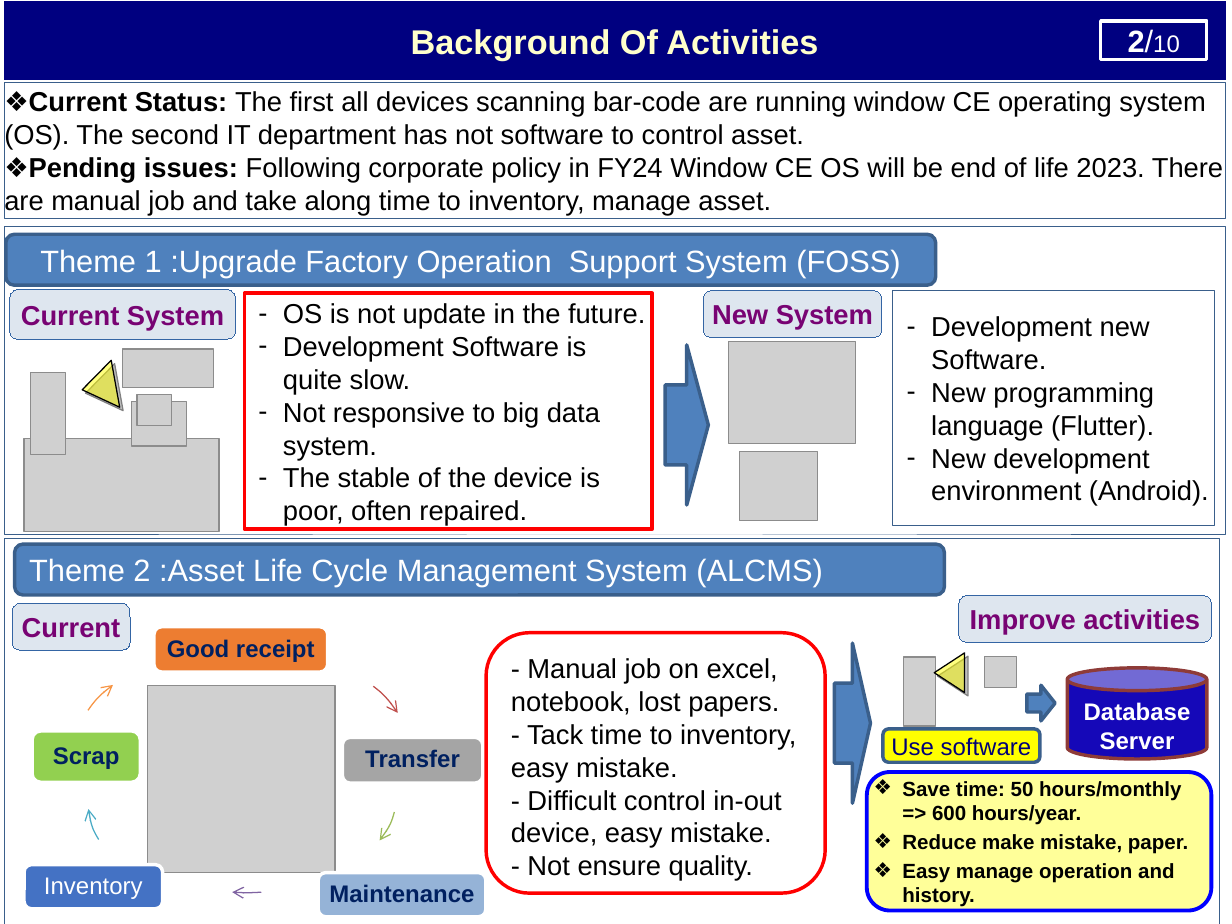
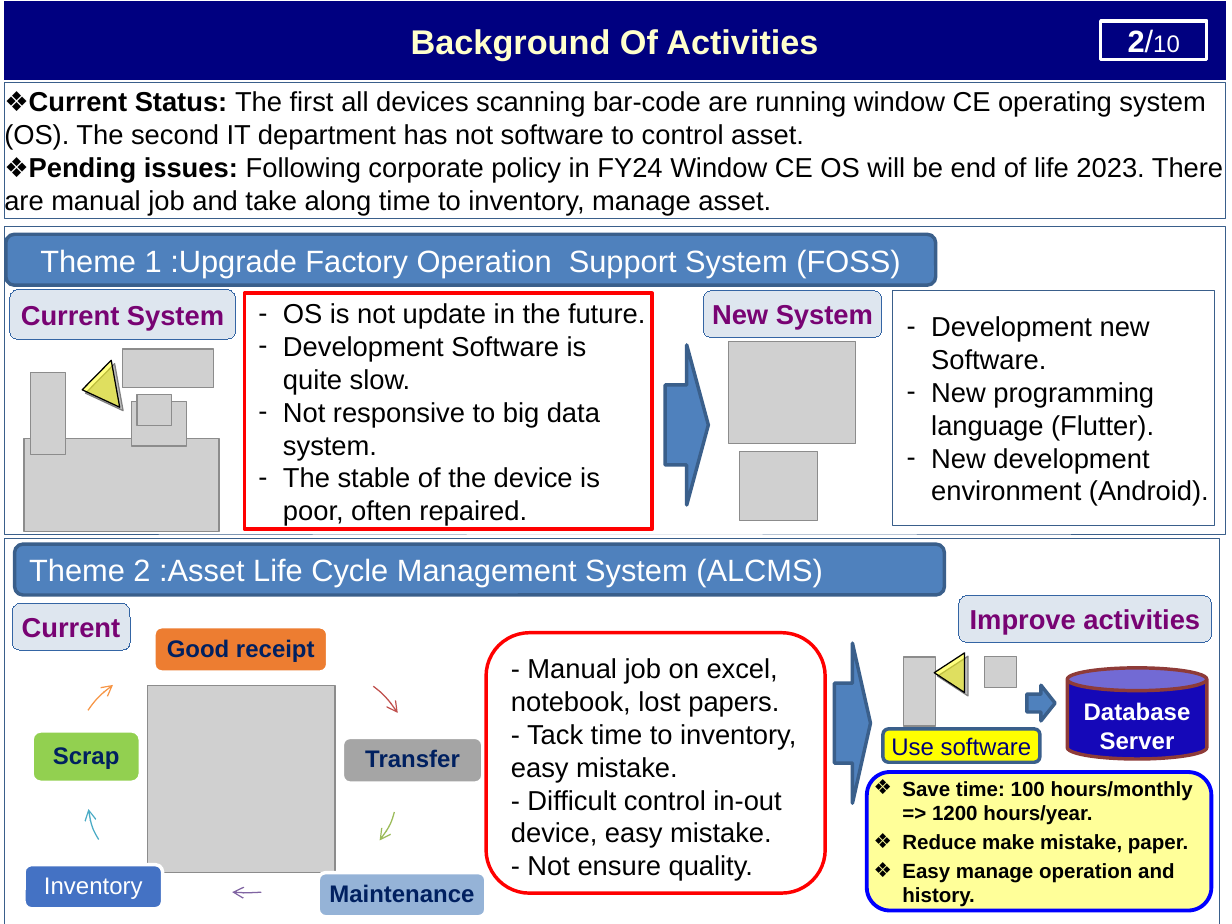
Before and after one commit to thietbicongnghevietnam/ReportPSNV, a slide deck: slide 3 of Report_test.pptx. Drawn at 1232x924 pixels with LibreOffice and Linux fonts; fonts in the diff are those of the drawing; grey boxes stand for pictures. Boxes give left, top, right and bottom in pixels: in the first picture for what was removed or moved away, otherwise in the second. Text is boxed around its words. In the diff, an @@ line names an element or a change of style, - is before the commit and + after.

```diff
--- a/Report_test.pptx
+++ b/Report_test.pptx
@@ text in rounded rectangle at (902, 781, 1193, 825): text changed @@
-❖ Save time: 50 hours/monthly => 600 hours/year.
+❖ Save time: 100 hours/monthly => 1200 hours/year.
```
Also in this commit, not shown: 4 other slides changed, 1 slide removed.
